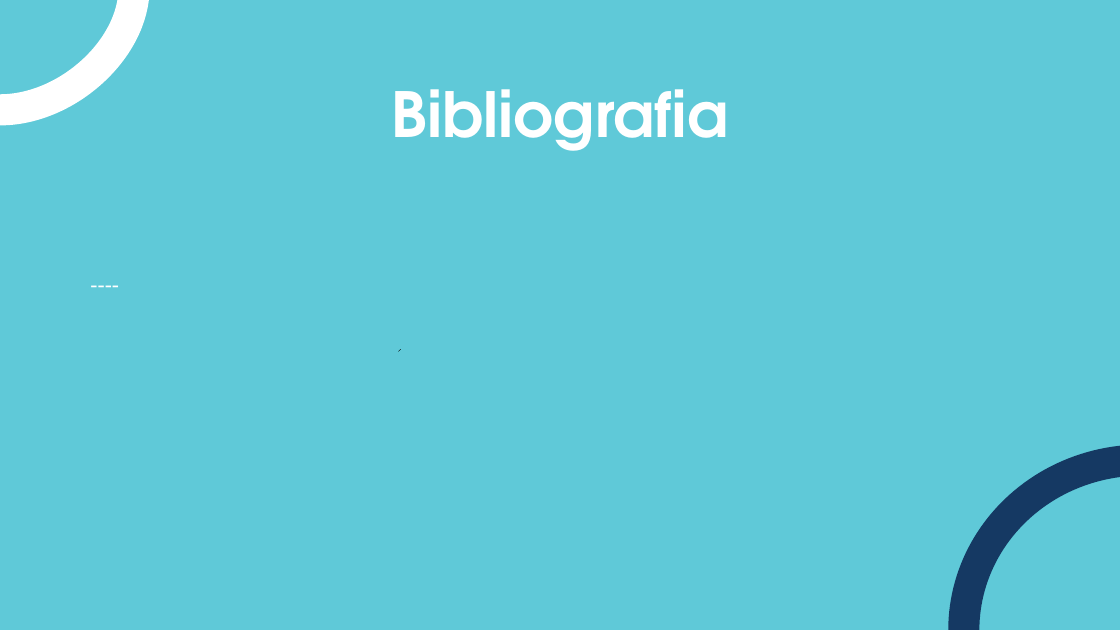
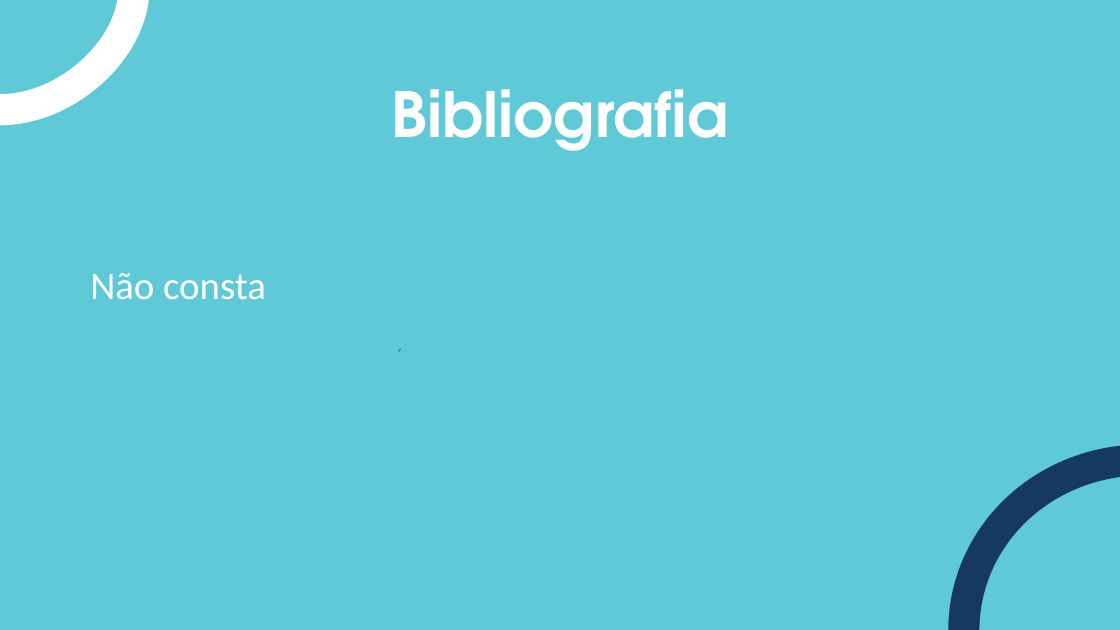
Before and after one commit to MaristaIrAcacio/PrototipacaoDeJogos, a slide deck: slide 11 of aulas/Apresentação.pptx. Drawn at 1120x630 pixels with LibreOffice and Linux fonts; fonts in the diff are those of the drawing. Boxes give left, top, right and bottom in pixels: in the first picture for what was removed or moved away, otherwise in the second. Text is boxed around its words. In the diff, an @@ line names an element or a change of style, - is before the commit and + after.

```diff
--- a/aulas/Apresentação.pptx
+++ b/aulas/Apresentação.pptx
@@ text removed at [80,206,1009,363] @@
-----
@@ text added at [90,273,266,300], 25 pt, text #FFFFFF @@
+Não consta
```
Also in this commit, not shown: 7 other slides changed.
